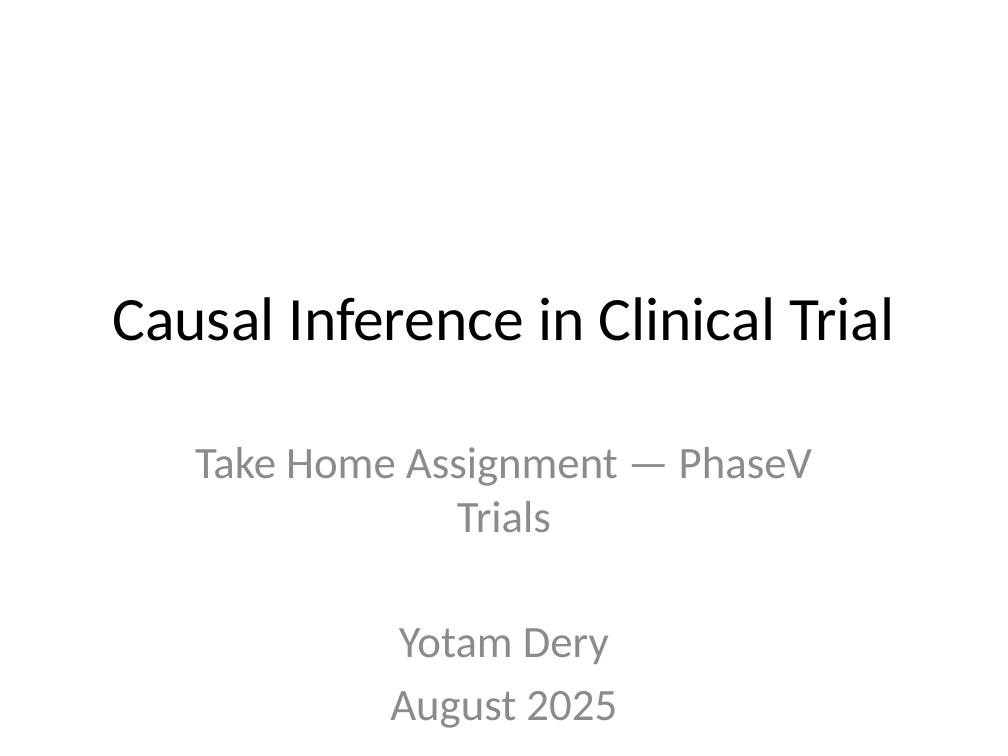
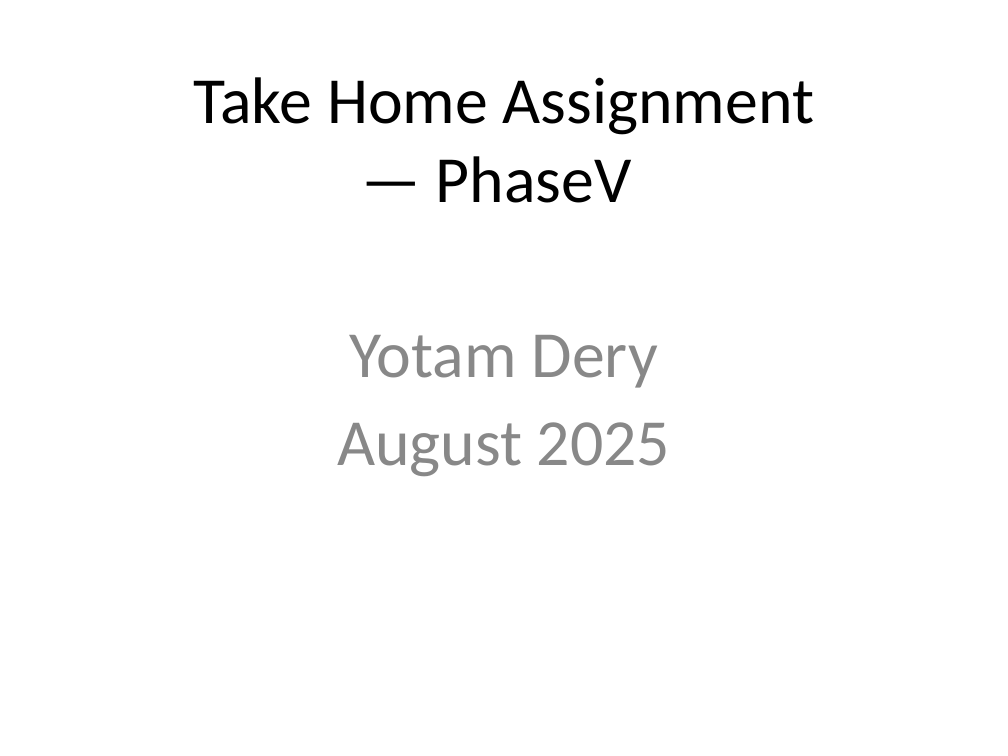
Before and after one commit to yotamdery/causal-inference-clinical-trial, a slide deck: slide 1 of presentation_deck.pptx. Drawn at 1008x756 pixels with LibreOffice and Linux fonts; fonts in the diff are those of the drawing. Boxes give left, top, right and bottom in pixels: in the first picture for what was removed or moved away, otherwise in the second. Text is boxed around its words. In the diff, an @@ line names an element or a change of style, - is before the commit and + after.

```diff
--- a/presentation_deck.pptx
+++ b/presentation_deck.pptx
@@ subtitle "Take Home Assignment — PhaseV": place and size @@
-subtitle "Take Home Assignment — PhaseV" at (195,447,812,728)
+subtitle "Take Home Assignment — PhaseV" at (193,77,814,476)
@@ subtitle at (193,77,814,203): text changed; size 32 to 47 pt; text colour #8C8C8C to #000000 @@
-Take Home Assignment — PhaseV Trials
+Take Home Assignment — PhaseV
@@ title removed at (112,297,894,341) @@
-Causal Inference in Clinical Trial
@@ subtitle at (337,335,670,476): size 32 to 47 pt, text colour #8C8C8C to #888888 in "Yotam Dery", "August 2025" @@
```
Also in this commit, not shown: 10 other slides changed, 3 other files.
